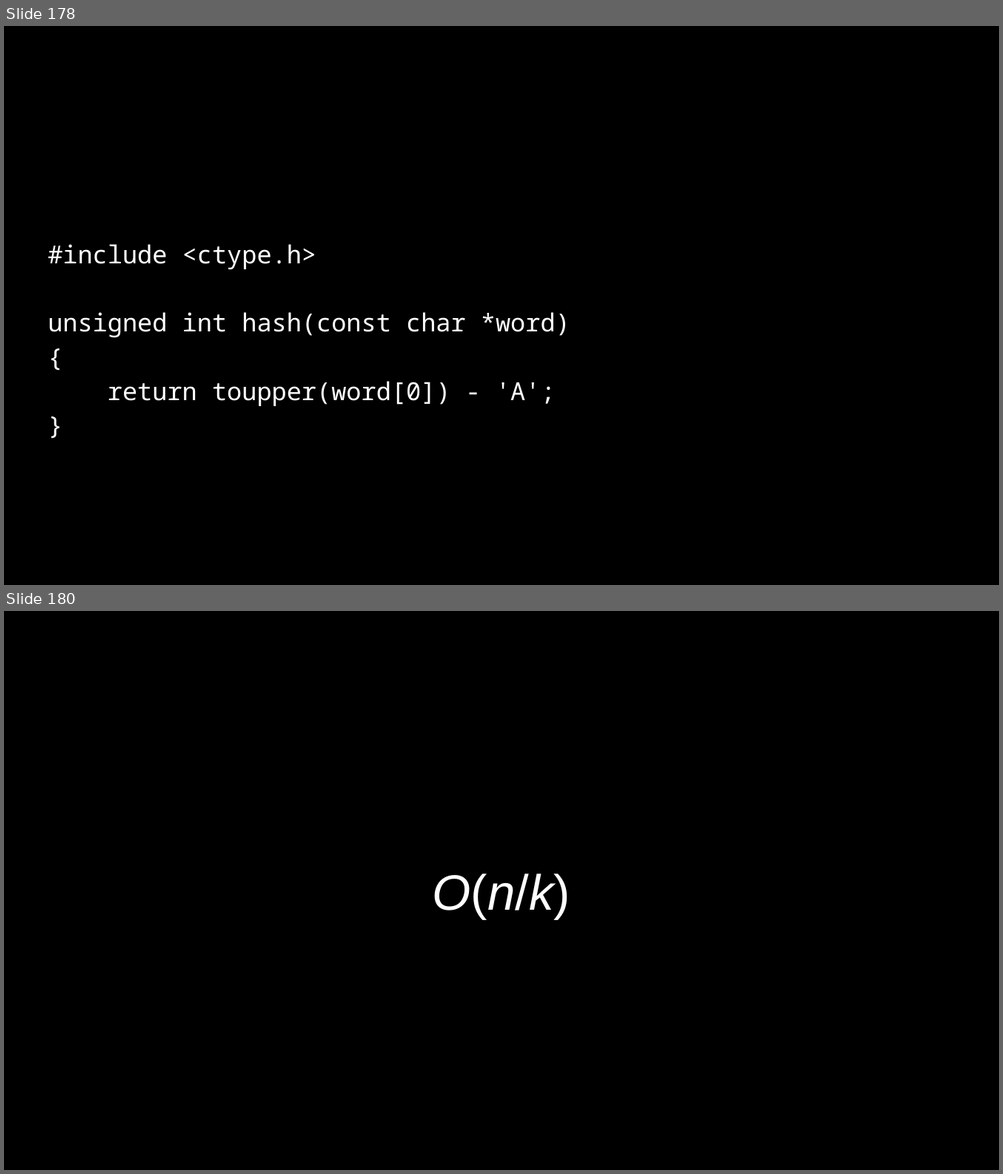
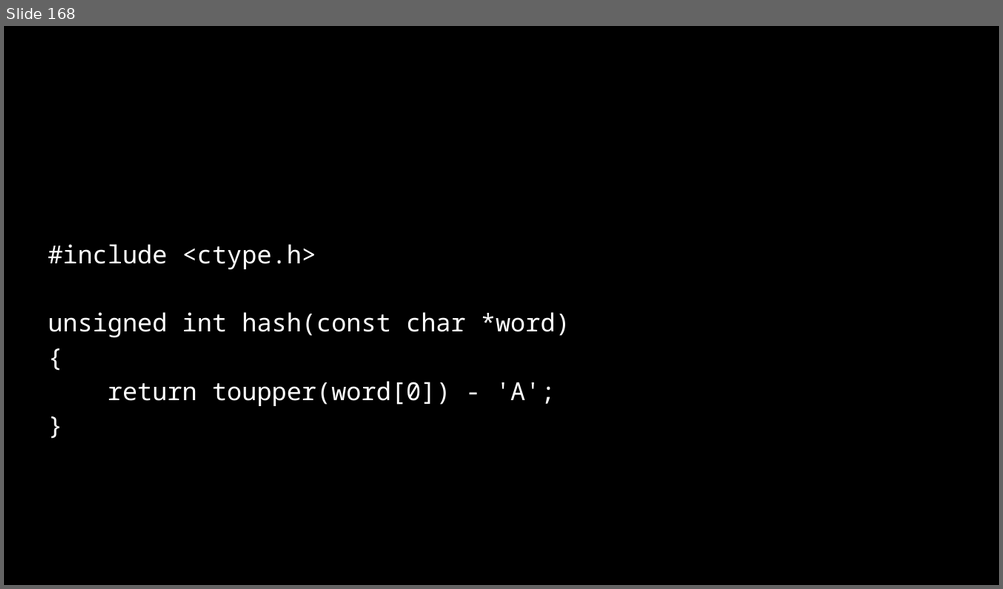
Before and after one commit to SQ4007-2025/website, a slide deck: docs/lectures/slides_6.pptx. Shown one above the other, each under a label of ours: slides 178 and 180 before the commit, slide 168 after it; the slides between them are not shown. The pictures are 1003x1174 and 1003x589 pixels, drawn with LibreOffice and Linux fonts; fonts in the diff are those of the drawing. Boxes give left, top, right and bottom in pixels: in the first picture for what was removed or moved away, otherwise in the second. Text is boxed around its words. In the diff, an @@ line names an element or a change of style, - is before the commit and + after.

```diff
--- a/docs/lectures/slides_6.pptx
+++ b/docs/lectures/slides_6.pptx
@@ slide 180 removed at [4,611,999,1170], background #000000 @@
@@ title removed at [432,874,571,920] @@
-O(n/k)
@@ what was slide 178 is now slide 168 @@
```
Also in this commit, not shown: 35 slides changed, 3 slides added, 16 other slides removed, 4 other files.
